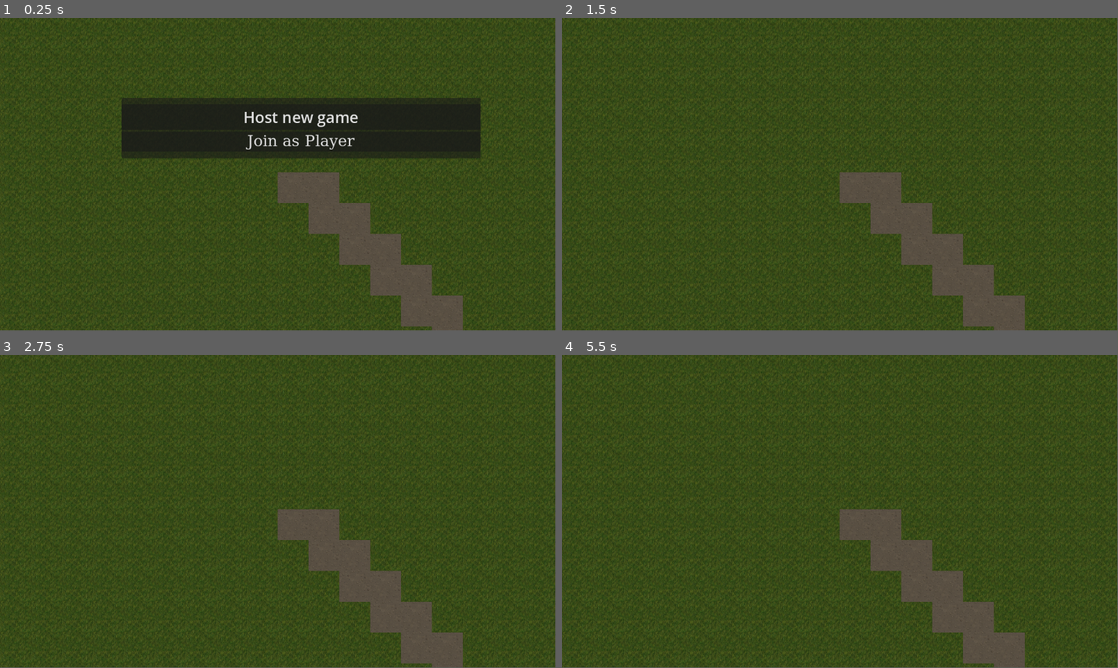
Above: before the commit, frames 1-4 (two rows, left to right).
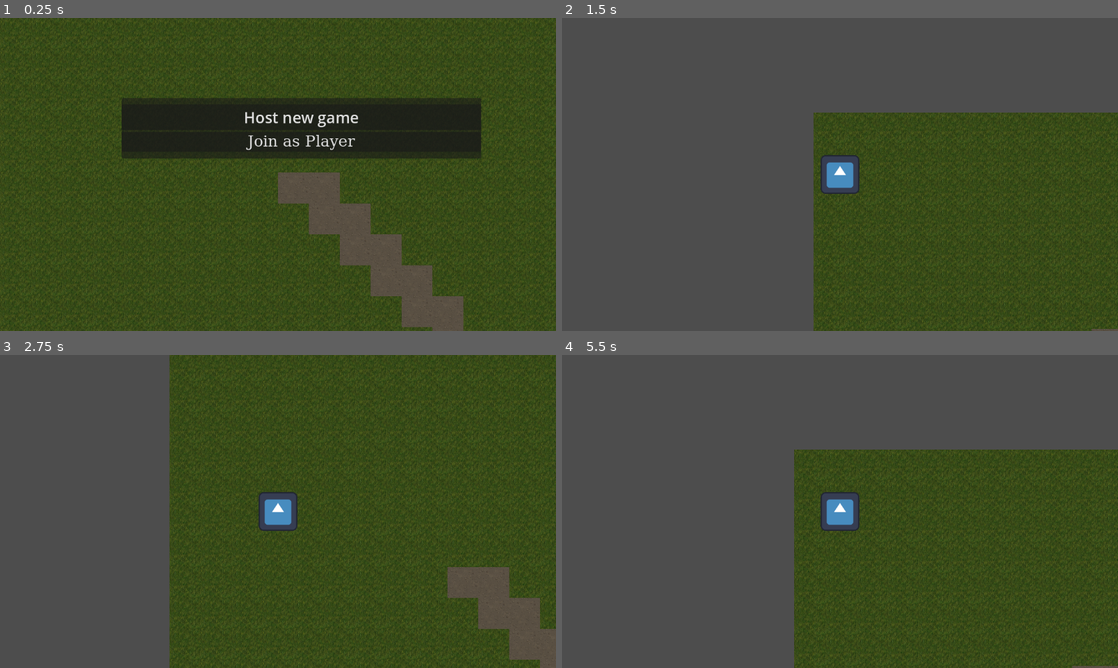
Above: after the commit, the same moments.

Repository: LucasJappert/moomoo-lan-party
Game: Godot game, scene res://scenes/game.tscn
Same seed, same stepped clock (60 frames per second), same inputs: the game is played once before the commit and once after it. The engine's default icon, where the game draws it, is replaced by a stand-in: a white triangle on a blue panel in a dark square.
Inputs (mouse positions are in pixels of both pictures, inside the frame that each line leads up to):
- Up to frame 1 (0.25 s): no input
- Up to frame 2 (1.5 s): click "Host new game" at 0.5 s; tap Enter at 1.25 s; move the mouse to (962, 158) at 1.27 s; hold D from 1.28 s (still down); click (962, 158) at 1.42 s
- Up to frame 3 (2.75 s): move the mouse to (166, 527) at 2.02 s; release D at 2.03 s; hold S from 2.03 s (still down)
- Up to frame 4 (5.5 s): move the mouse to (895, 442) at 2.77 s; release S at 2.78 s; hold D 2.78-3.53 s; move the mouse to (812, 574) at 3.52 s; hold W 3.53-4.28 s; click (812, 574) at 3.67 s; move the mouse to (1006, 558) at 4.27 s; hold A from 4.28 s (still down); move the mouse to (673, 464) at 5.02 s
The window is 799x449 before the commit and 800x450 after it. Grey fills any space a smaller window leaves; there, only what the larger window draws over its background counts as a difference.

The runs differ from the first frame. In frame 1, 1.3% of the frame differs, in the area x 0-100%, y 0-100%; in frame 2, 69%; in frame 3, 42%; in frame 4, 67%.

Commit message:
first steps

Diff:
--- a/project.godot
+++ b/project.godot
@@ -22,6 +22,7 @@
 [display]
 
 window/size/always_on_top=true
+window/stretch/mode="viewport"
 
 [rendering]
 
--- a/scenes/game.tscn
+++ b/scenes/game.tscn
@@ -238,6 +238,7 @@
 text = "Join as Player"
 
 [node name="MultiplayerSpawner" type="MultiplayerSpawner" parent="."]
+_spawnable_scenes = PackedStringArray("uid://bh6kvqaevp4x2")
 spawn_path = NodePath("../Players")
 
 [node name="Players" type="Node2D" parent="."]
--- a/scenes/player.tscn
+++ b/scenes/player.tscn
@@ -1,13 +1,38 @@
-[gd_scene load_steps=4 format=3 uid="uid://bh6kvqaevp4x2"]
+[gd_scene load_steps=7 format=3 uid="uid://bh6kvqaevp4x2"]
 
 [ext_resource type="Texture2D" uid="uid://cjqujaa4l1uqc" path="res://icon.svg" id="1_3vyb7"]
 [ext_resource type="Script" uid="uid://dexl6e3ul1vtc" path="res://scripts/player.gd" id="1_g2els"]
+[ext_resource type="Script" uid="uid://c6fuinfxsetjw" path="res://scripts/input_synchronizer.gd" id="2_qhqgy"]
+
+[sub_resource type="SceneReplicationConfig" id="SceneReplicationConfig_qhqgy"]
+properties/0/path = NodePath(".:peer_id")
+properties/0/spawn = true
+properties/0/replication_mode = 1
+properties/1/path = NodePath(".:position")
+properties/1/spawn = true
+properties/1/replication_mode = 1
+properties/2/path = NodePath(".:direction")
+properties/2/spawn = true
+properties/2/replication_mode = 1
+
+[sub_resource type="SceneReplicationConfig" id="SceneReplicationConfig_dqkch"]
+properties/0/path = NodePath("InputSynchronizer:direction")
+properties/0/spawn = true
+properties/0/replication_mode = 1
 
 [sub_resource type="CircleShape2D" id="CircleShape2D_g2els"]
 radius = 192.252
 
 [node name="Player" type="CharacterBody2D"]
 script = ExtResource("1_g2els")
+
+[node name="PlayerSynchronizer" type="MultiplayerSynchronizer" parent="."]
+replication_config = SubResource("SceneReplicationConfig_qhqgy")
+
+[node name="InputSynchronizer" type="MultiplayerSynchronizer" parent="."]
+unique_name_in_owner = true
+replication_config = SubResource("SceneReplicationConfig_dqkch")
+script = ExtResource("2_qhqgy")
 
 [node name="Sprite2D" type="Sprite2D" parent="."]
 scale = Vector2(0.625, 0.625)
@@ -18,3 +43,4 @@
 shape = SubResource("CircleShape2D_g2els")
 
 [node name="Camera2D" type="Camera2D" parent="."]
+enabled = false
--- a/scripts/game_manager.gd
+++ b/scripts/game_manager.gd
@@ -1,12 +1,27 @@
 extends Node2D
 
+func _ready() -> void:
+    _set_screen_size()
+
+func _set_screen_size() -> void:
+    # Obtener tamaño del monitor principal (monitor 0)
+    var screen_size = DisplayServer.screen_get_size(0)
+
+    # Calcular nuevo tamaño: 50% del ancho, manteniendo aspecto 16:9 (648p aprox)
+    var new_width = int(screen_size.x * 0.5)
+    var new_height = int(new_width * 9.0 / 16.0) # mantener aspecto
+
+    DisplayServer.window_set_size(Vector2i(new_width, new_height))
+
+    # (Opcional) Centrar la ventana
+    var pos_x = int((screen_size.x - new_width) / 2)
+    var pos_y = int((screen_size.y - new_height) / 2)
+    DisplayServer.window_set_position(Vector2i(pos_x, pos_y))
 
 func _on_host_game_pressed() -> void:
-    print("Join as player")
     %MultiplayerHUD.hide()
     MultiplayerManager.become_host()
 
 func _on_join_as_player_pressed() -> void:
-    print("Host new game")
     %MultiplayerHUD.hide()
     MultiplayerManager.become_client()
--- /dev/null
+++ b/scripts/input_synchronizer.gd
@@ -0,0 +1,25 @@
+extends MultiplayerSynchronizer
+
+@export var direction: Vector2 = Vector2.ZERO
+
+func _ready():
+    if get_multiplayer_authority() != multiplayer.get_unique_id():
+        set_process(false)
+        set_physics_process(false)
+
+    direction = Vector2.ZERO
+
+
+func _physics_process(_delta: float):
+    # Reiniciar dirección cada frame
+    direction = Vector2.ZERO
+
+    # Leer teclas específicas
+    if Input.is_key_pressed(Key.KEY_W): # Arriba
+        direction.y -= 1
+    if Input.is_key_pressed(Key.KEY_S): # Abajo
+        direction.y += 1
+    if Input.is_key_pressed(Key.KEY_A): # Izquierda
+        direction.x -= 1
+    if Input.is_key_pressed(Key.KEY_D): # Derecha
+        direction.x += 1
--- a/scripts/multiplayer_manager.gd
+++ b/scripts/multiplayer_manager.gd
@@ -16,6 +16,7 @@
 
 	multiplayer.peer_connected.connect(_on_peer_connected)
 	multiplayer.peer_disconnected.connect(_on_peer_disconnected)
+	_add_player_to_game(1)
 
 func become_client():
 	print("become_client")
@@ -35,6 +36,8 @@
 	var player = player_scene.instantiate()
 	player.peer_id = id
 	players_node.add_child(player)
+	print("Added player: " + str(id))
+	print("Total players: " + str(players_node.get_child_count()))
 
 func _remove_player_from_game(id):
 	var player = players_node.get_node(str(id))
--- a/scripts/player.gd
+++ b/scripts/player.gd
@@ -4,27 +4,34 @@
 @export var speed: float = 300.0
 
 # Dirección de movimiento actual
-var direction: Vector2 = Vector2.ZERO
+@export var direction: Vector2 = Vector2.ZERO
 
-@export var peer_id = 0:
-	set(value):
-		peer_id = value
-		name = str(value)
+@export var peer_id := 1:
+	set(id):
+		peer_id = id
+		name = str(id)
+		%InputSynchronizer.set_multiplayer_authority(id)
+
+func _ready():
+	# No colisiona con su propia capa
+	collision_layer = 1
+	collision_mask = 2 # solo colisiona con obstáculos/enemigos, no con otros jugadores
+	print("############## is_server: ", multiplayer.is_server())
+	print(multiplayer.get_unique_id() == peer_id)
+	if multiplayer.get_unique_id() == peer_id:
+		$Camera2D.enabled = true
+		$Camera2D.make_current()
+	else:
+		$Camera2D.enabled = false
 
 
 func _physics_process(_delta):
-	# Reiniciar dirección cada frame
-	direction = Vector2.ZERO
+	_try_apply_movement_from_input(_delta)
 
-	# Leer teclas específicas
-	if Input.is_key_pressed(Key.KEY_W): # Arriba
-		direction.y -= 1
-	if Input.is_key_pressed(Key.KEY_S): # Abajo
-		direction.y += 1
-	if Input.is_key_pressed(Key.KEY_A): # Izquierda
-		direction.x -= 1
-	if Input.is_key_pressed(Key.KEY_D): # Derecha
-		direction.x += 1
+func _try_apply_movement_from_input(_delta):
+	if not multiplayer.is_server(): return
+
+	direction = %InputSynchronizer.direction
 
 	# Normalizar dirección para evitar movimiento más rápido en diagonal
 	velocity = direction.normalized() * speed
Not shown, added: scripts/input_synchronizer.gd.uid
